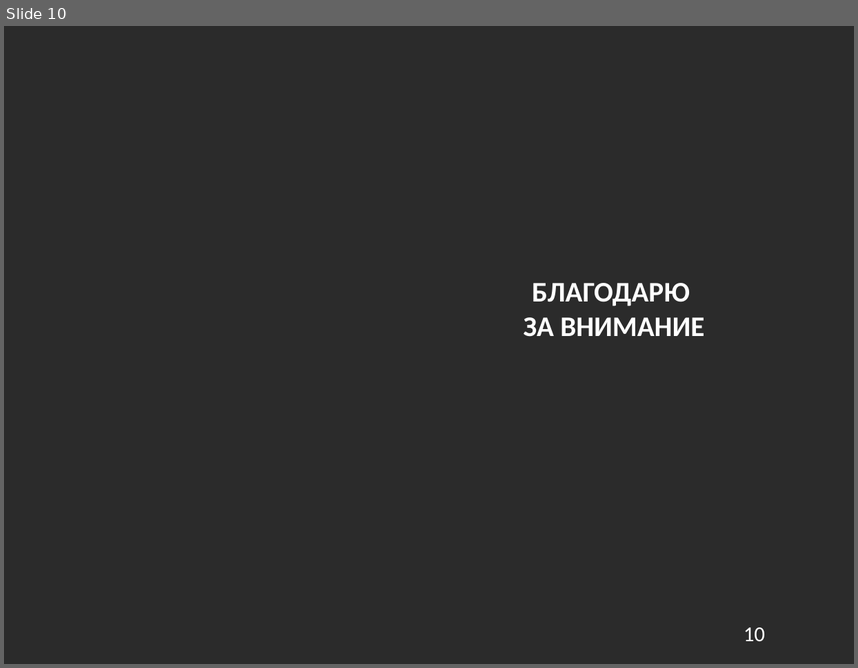
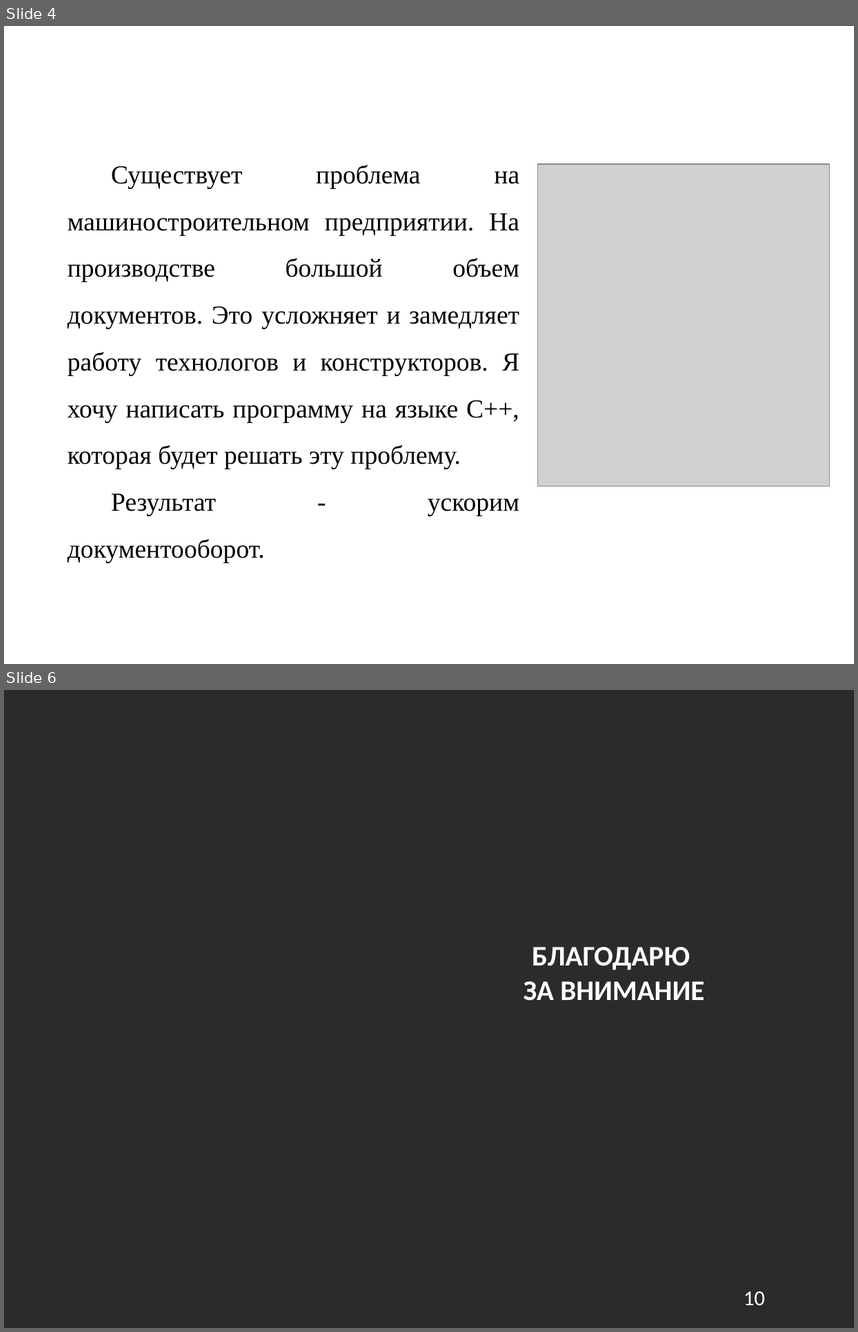
Before and after one commit to NeoWlad/Deutsch, a slide deck: Klimova_na_russkom.pptx. Shown one above the other, each under a label of ours: slide 10 before the commit, slides 4 and 6 after it; the slides between them are not shown. The pictures are 858x668 and 858x1332 pixels, drawn with LibreOffice and Linux fonts; fonts in the diff are those of the drawing; grey boxes stand for pictures; background and template pictures are left out; a plain dark background stands for a picture behind light text. Boxes give left, top, right and bottom in pixels: in the first picture for what was removed or moved away, otherwise in the second. Text is boxed around its words. In the diff, an @@ line names an element or a change of style, - is before the commit and + after.

```diff
--- a/Klimova_na_russkom.pptx
+++ b/Klimova_na_russkom.pptx
@@ slide 4 added at <box>4,26,854,664</box>, background picture (left out) @@
@@ text added at <box>67,165,519,563</box>, 22 pt, text #000000 @@
+Существует проблема на машиностроительном предприятии. На производстве большой объем документов. Это усложняет и замедляет работу технологов и конструкторов. Я хочу написать программу на языке С++, которая будет решать эту проблему.
+Результат - ускорим документооборот.
@@ picture added at <box>538,164,829,486</box> @@
@@ page number added at <box>760,612,789,646</box>, 18 pt, text #FFFFFF @@
+4
@@ what was slide 10 is now slide 6 @@
```
Also in this commit, not shown: 1 slide changed, 3 other slides added, 8 slides removed, 4 other files.
